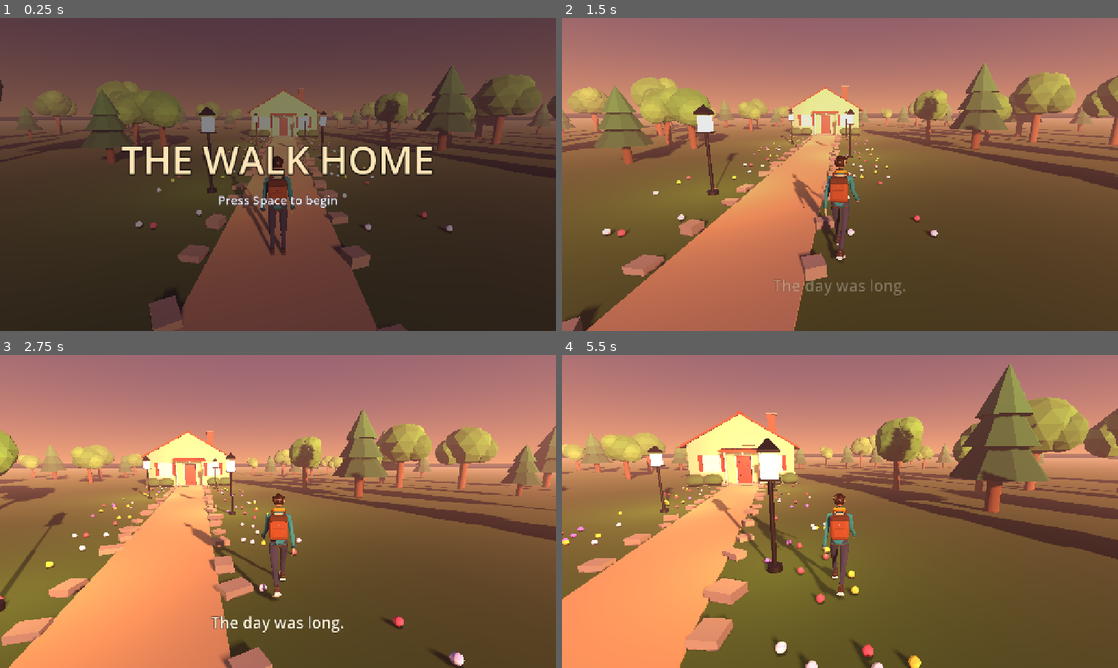
Above: before the commit, frames 1-4 (two rows, left to right).
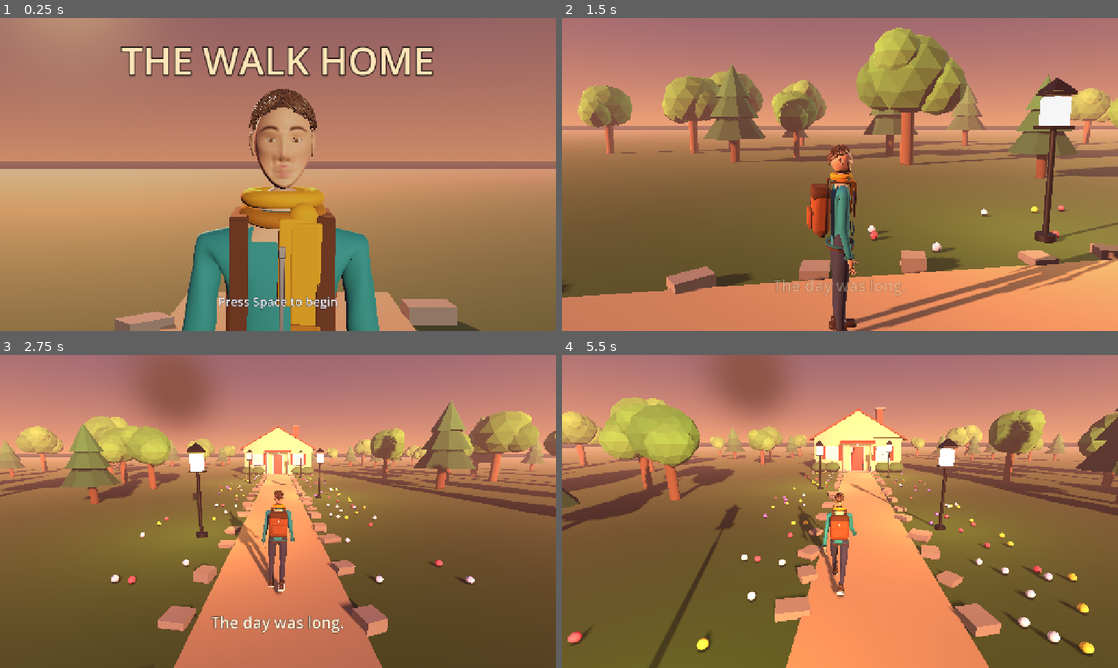
Above: after the commit, the same moments.

Repository: bayars/game-dev-setup
Game: Godot game, scene res://scenes/main.tscn
Two runs of this game, one before a commit and one after it. Both use one fixed random seed, a clock stepped at 60 frames per second and the inputs below.
Inputs (mouse positions are in pixels of both pictures, inside the frame that each line leads up to):
- Up to frame 1 (0.25 s): no input
- Up to frame 2 (1.5 s): tap Space at 0.5, 0.77, 1.25 s; move the mouse to (962, 158) at 0.52 s; hold D 0.53-1.28 s; tap Enter at 0.6 s; click (962, 158) at 0.67 s; move the mouse to (812, 174) at 1.27 s; hold W from 1.28 s (still down); tap E at 1.35 s
- Up to frame 3 (2.75 s): keep holding W; tap Space at 1.52 s; move the mouse to (289, 505) at 2.02 s; tap R at 2.1 s
- Up to frame 4 (5.5 s): keep holding W; move the mouse to (834, 517) at 2.77 s; tap Shift at 2.85 s; tap Space at 3.02, 3.77, 4.52 s; move the mouse to (878, 514) at 3.52 s; tap Enter at 3.6 s; move the mouse to (795, 508) at 4.27 s; tap E at 4.35 s; move the mouse to (845, 511) at 5.02 s; tap R at 5.1 s

The runs differ from the first frame. In frame 1, 97% of the frame differs, in the area x 0-100%, y 0-100%; in frame 2, 64%; in frame 3, 48%; in frame 4, 59%.

Commit message:
Walk Home: title portrait camera with front light; stronger lips
Co-Authored-By: Claude Sonnet 5.5 <noreply@anthropic.com>

Diff:
--- a/godot-3d/scripts/main.gd
+++ b/godot-3d/scripts/main.gd
@@ -25,6 +25,7 @@
 var door_open_angle := deg_to_rad(105.0)
 
 var _dim: ColorRect
+var _portrait_light: DirectionalLight3D
 var _title: Label
 var _sub: Label
 var _story: Label
@@ -267,17 +268,17 @@
 	var layer := CanvasLayer.new()
 	add_child(layer)
 	_dim = ColorRect.new()
-	_dim.color = Color(0.02, 0.02, 0.07, 0.5)
+	_dim.color = Color(0.02, 0.02, 0.07, 0.18)
 	_dim.set_anchors_preset(Control.PRESET_FULL_RECT)
 	_dim.mouse_filter = Control.MOUSE_FILTER_IGNORE
 	layer.add_child(_dim)
 
-	_title = _label(88, Color(1.0, 0.9, 0.72), HORIZONTAL_ALIGNMENT_CENTER, VERTICAL_ALIGNMENT_CENTER)
-	_title.offset_bottom = -70.0
+	_title = _label(88, Color(1.0, 0.9, 0.72), HORIZONTAL_ALIGNMENT_CENTER, VERTICAL_ALIGNMENT_TOP)
+	_title.offset_top = 36.0
 	_title.text = "THE WALK HOME"
 	layer.add_child(_title)
-	_sub = _label(28, Color(0.95, 0.95, 1.0), HORIZONTAL_ALIGNMENT_CENTER, VERTICAL_ALIGNMENT_CENTER)
-	_sub.offset_top = 120.0
+	_sub = _label(28, Color(0.95, 0.95, 1.0), HORIZONTAL_ALIGNMENT_CENTER, VERTICAL_ALIGNMENT_BOTTOM)
+	_sub.offset_bottom = -48.0
 	_sub.text = "Press Space to begin"
 	layer.add_child(_sub)
 
@@ -313,18 +314,38 @@
 func _show_title() -> void:
 	phase = Phase.TITLE
 	player.frozen = true
+	player.cam_yaw = PI            # camera in front of the walker for a close portrait
+	player.cam_fov = 26.0          # long lens: flattering, keeps the head in proportion
+	player.cam_distance = 1.75
+	player.cam_pitch = -0.02
+	player.cam_focus = 1.60
+	if _portrait_light == null:      # soft warm light from the camera side, only for the title portrait
+		_portrait_light = DirectionalLight3D.new()
+		_portrait_light.light_color = Color(1.0, 0.86, 0.72)
+		_portrait_light.light_energy = 1.0
+		_portrait_light.rotation_degrees = Vector3(-12, 200, 0)
+		_portrait_light.shadow_enabled = false
+		add_child(_portrait_light)
 
 func _begin() -> void:
 	phase = Phase.WALK
-	player.frozen = false
 	_fade(_title, 0.0, 0.8)
 	_fade(_sub, 0.0, 0.8)
-	var t := create_tween().set_parallel(true)
-	t.tween_property(_dim, "color:a", 0.0, 1.2)
-	t.tween_property(player, "cam_yaw", 0.0, 1.0)
+	# the camera swings from the portrait in front of the walker to the follow position behind
+	var t := create_tween().set_parallel(true).set_trans(Tween.TRANS_SINE).set_ease(Tween.EASE_IN_OUT)
+	t.tween_property(_dim, "color:a", 0.0, 1.4)
+	t.tween_property(player, "cam_yaw", 0.0, 1.8)
+	t.tween_property(player, "cam_distance", 4.4, 1.8)
+	t.tween_property(player, "cam_pitch", -0.22, 1.8)
+	t.tween_property(player, "cam_focus", 1.5, 1.8)
+	t.tween_property(player, "cam_fov", 62.0, 1.8)
+	if _portrait_light:
+		t.tween_property(_portrait_light, "light_energy", 0.0, 1.8)
 	if not _autoplay and DisplayServer.get_name() != "headless":
 		Input.mouse_mode = Input.MOUSE_MODE_CAPTURED
 	_intro()
+	await t.finished
+	player.frozen = false
 
 func _intro() -> void:
 	await get_tree().create_timer(0.8).timeout
@@ -401,7 +422,7 @@
 func _process(delta: float) -> void:
 	_time += delta
 	if phase == Phase.TITLE:
-		player.cam_yaw = sin(_time * 0.25) * 0.4   # slow sway behind the title
+		player.cam_yaw = PI + sin(_time * 0.35) * 0.22   # slow sway around the portrait
 	if _autoplay:
 		_autoplay_step(delta)
 
--- a/godot-3d/scripts/player.gd
+++ b/godot-3d/scripts/player.gd
@@ -17,12 +17,29 @@
 var run := false
 var frozen := false
 var cam_yaw := 0.0
+var cam_distance := 4.4:          # follow-camera distance; the title portrait uses a close value
+	set(v):
+		cam_distance = v
+		if _arm:
+			_arm.spring_length = v
+var cam_fov := 62.0:
+	set(v):
+		cam_fov = v
+		if _camera:
+			_camera.fov = v
+var cam_focus := 1.5              # height of the point the camera looks at
+var cam_pitch := -0.22:           # radians, negative looks down on the player
+	set(v):
+		cam_pitch = v
+		if _arm:
+			_arm.rotation.x = v
 
 var model: Node3D
 var _anim: AnimationPlayer
 var _action := false     # a one-shot action (open_door) is playing
 var _rig: Node3D
 var _arm: SpringArm3D
+var _camera: Camera3D
 
 func setup(model_scene: PackedScene) -> void:
 	var shape := CollisionShape3D.new()
@@ -44,16 +61,16 @@
 	_rig.top_level = true
 	add_child(_rig)
 	_arm = SpringArm3D.new()
-	_arm.spring_length = 4.4
+	_arm.spring_length = cam_distance
 	_arm.margin = 0.35
-	_arm.rotation.x = -0.22
+	_arm.rotation.x = cam_pitch
 	_arm.add_excluded_object(get_rid())
 	_rig.add_child(_arm)
-	var camera := Camera3D.new()
-	camera.fov = 62.0
-	camera.current = true
-	_arm.add_child(camera)
-	_rig.global_position = global_position + Vector3(0, 1.5, 0)
+	_camera = Camera3D.new()
+	_camera.fov = cam_fov
+	_camera.current = true
+	_arm.add_child(_camera)
+	_rig.global_position = global_position + Vector3(0, cam_focus, 0)
 
 func _unhandled_input(event: InputEvent) -> void:
 	if event is InputEventMouseMotion and Input.mouse_mode == Input.MOUSE_MODE_CAPTURED:
@@ -92,7 +109,7 @@
 
 func _process(delta: float) -> void:
 	_rig.rotation.y = cam_yaw
-	var goal := global_position + Vector3(0, 1.5, 0)
+	var goal := global_position + Vector3(0, cam_focus, 0)
 	_rig.global_position = _rig.global_position.lerp(goal, 1.0 - exp(-12.0 * delta))
 
 func face_toward(target: Vector3, seconds: float = 0.4) -> void:
Binary file changed: godot-3d/assets/models/person.glb
Binary file added: godot-3d/assets/models/person_EyeTex.png
Not shown, added: godot-3d/assets/models/person_EyeTex.png.import
Binary file added: godot-3d/assets/models/person_FaceSkin.png
Not shown, added: godot-3d/assets/models/person_FaceSkin.png.import
Not shown, changed: art-src/models/face.py
